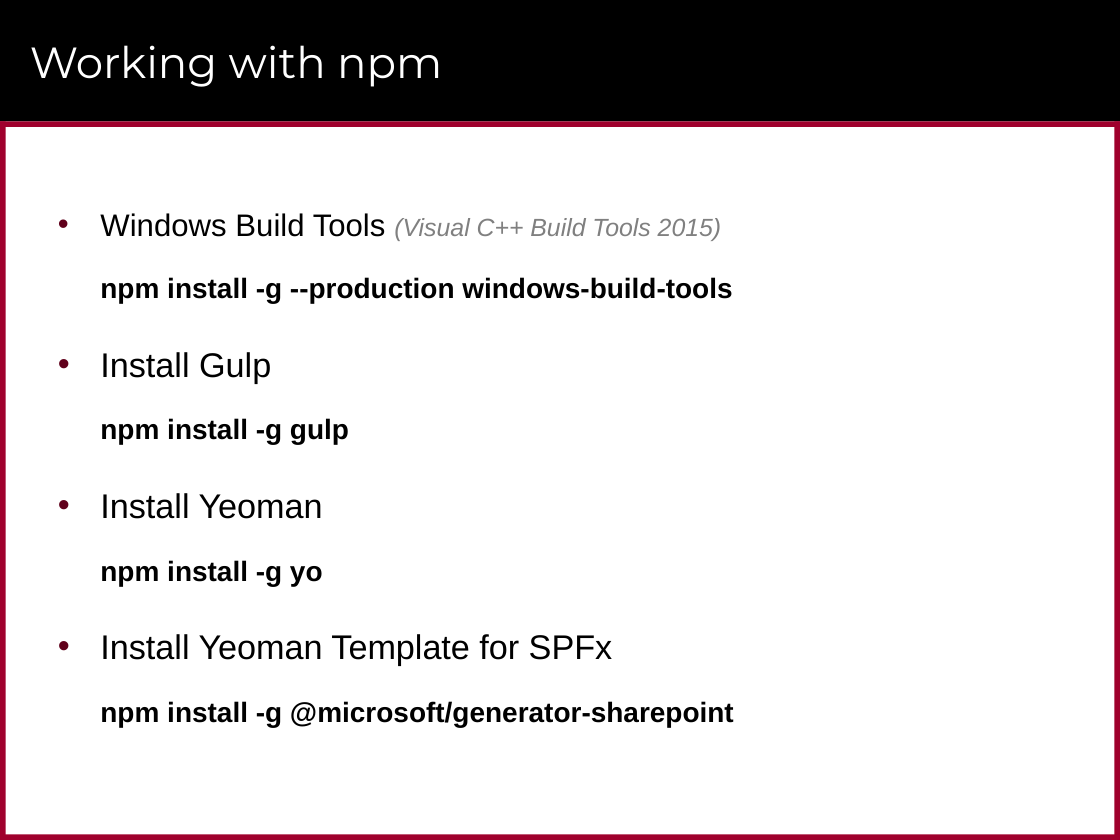
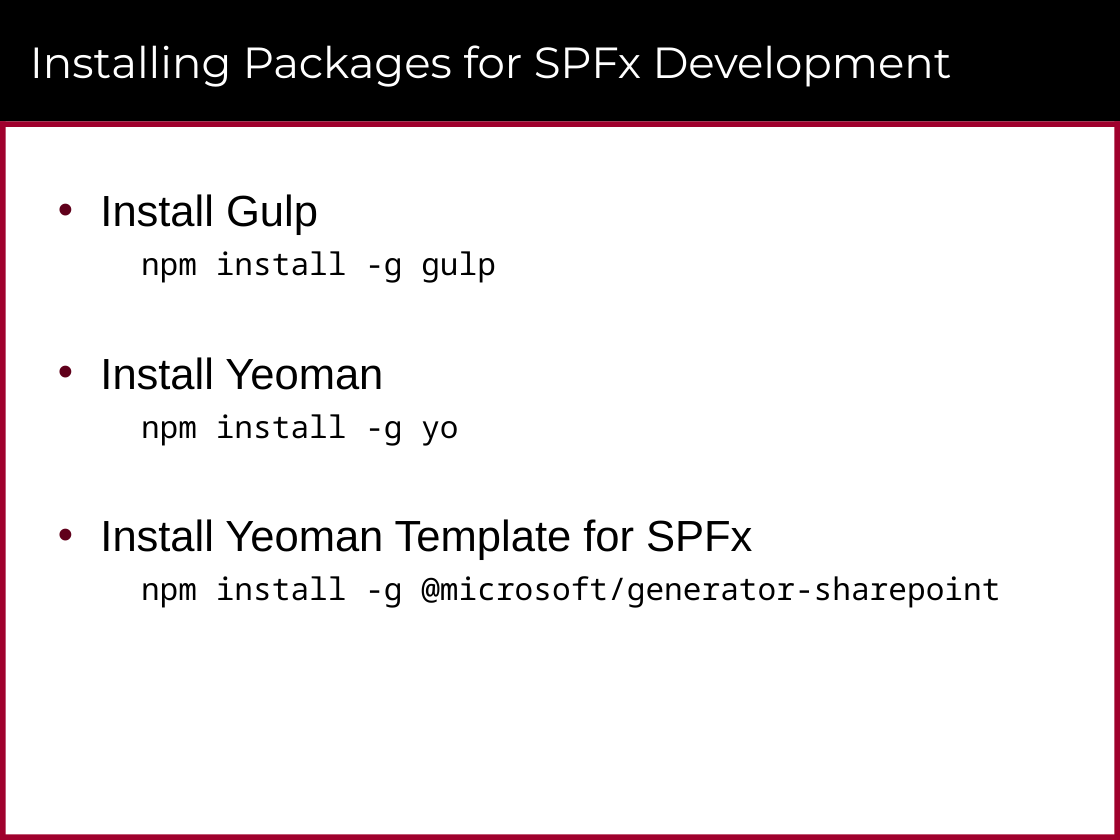
Before and after one commit to CriticalPathTraining/MSD365_Courseware, a slide deck: slide 9 of 04 SharePointFramework.pptx. Drawn at 1120x840 pixels with LibreOffice and Linux fonts; fonts in the diff are those of the drawing; background and template pictures are left out. Boxes give left, top, right and bottom in pixels: in the first picture for what was removed or moved away, otherwise in the second. Text is boxed around its words. In the diff, an @@ line names an element or a change of style, - is before the commit and + after.

```diff
--- a/04 SharePointFramework.pptx
+++ b/04 SharePointFramework.pptx
@@ title at [30, 45, 952, 87]: text changed @@
-Working with npm
+Installing Packages for SPFx Development
@@ text "Install Gulp" at [100, 194, 1000, 608]: size 22 to 28 pt in "Install Gulp", "Install Yeoman", "Install Yeoman Template for SPFx"; size 18 to 20 pt, font Arial to Noto Sans Mono, bold off in "npm install -g gulp", "npm install -g yo", "npm install -g @microsoft/generator-sharepoint"; line spacing 1.6 to 1; list level 2 to 3 in "npm install -g gulp"; list level 2 to 3 in "npm install -g yo"; list level 2 to 3 in "npm install -g @microsoft/generator-sharepoint" @@
@@ text at [100, 213, 732, 303]: paragraphs removed @@
-• Windows Build Tools (Visual C++ Build Tools 2015)
-  npm install -g --production windows-build-tools
```
Also in this commit, not shown: 1 other slide changed, 5 other files.
